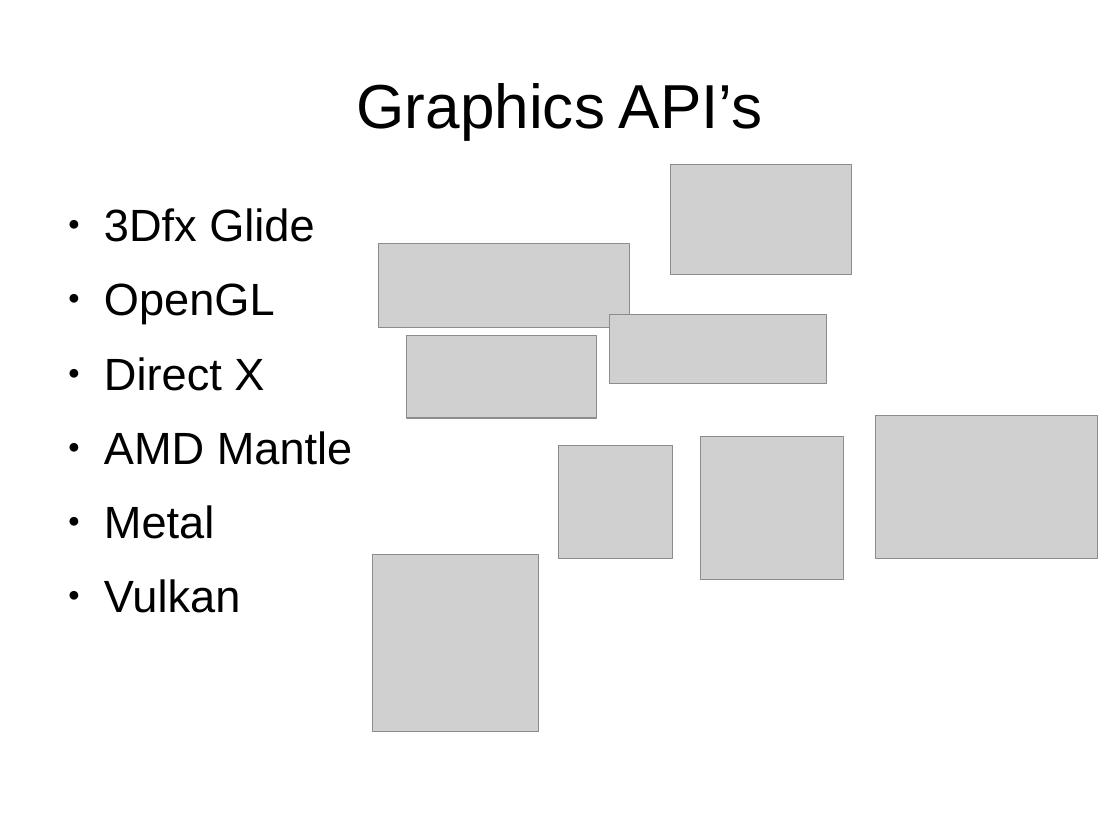
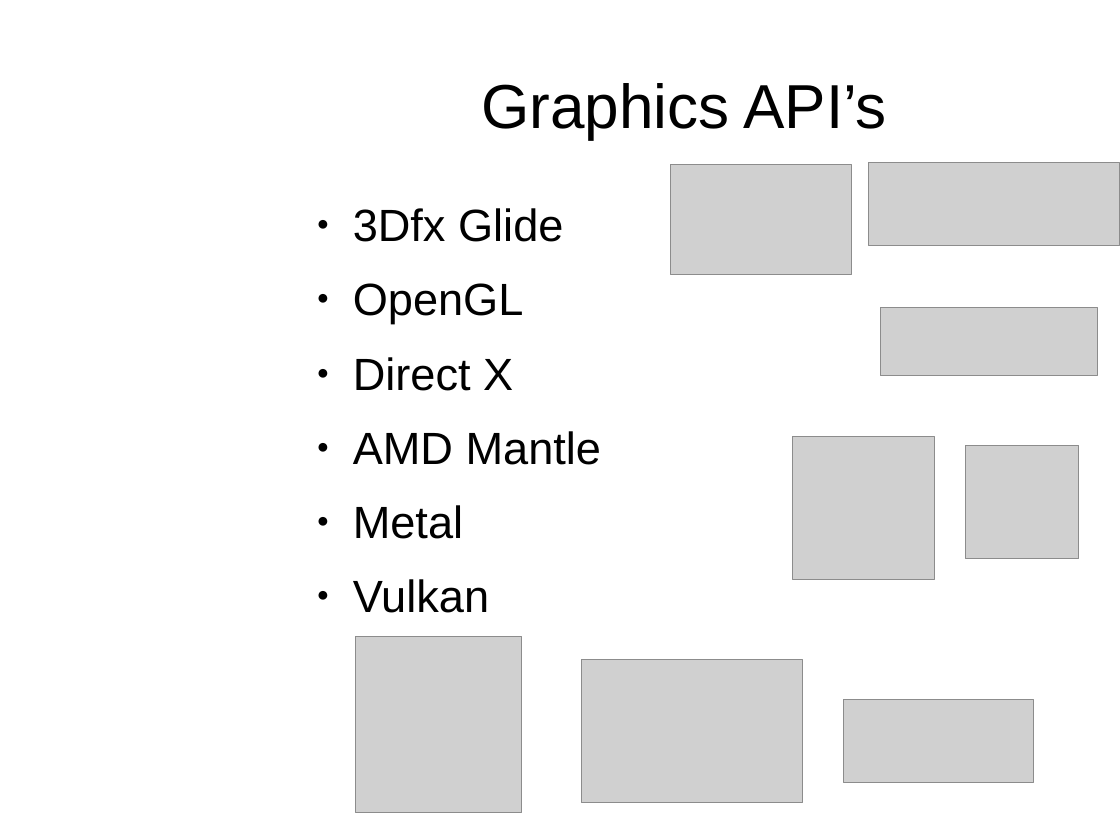
Before and after one commit to osen/creativelabs, a slide deck: slide 7 of 3dgp/3dgp-lec1.odp (slide 6 before the commit). Drawn at 1120x840 pixels with LibreOffice and Linux fonts; fonts in the diff are those of the drawing; grey boxes stand for pictures; background and template pictures are left out. Boxes give left, top, right and bottom in pixels: in the first picture for what was removed or moved away, otherwise in the second. Text is boxed around its words. In the diff, an @@ line names an element or a change of style, - is before the commit and + after.

```diff
--- a/3dgp/3dgp-lec1.odp
+++ b/3dgp/3dgp-lec1.odp
@@ title "Graphics API’s": place and size @@
-title "Graphics API’s" at (357, 83, 763, 139)
+title "Graphics API’s" at (481, 83, 887, 139)
@@ picture: place and size @@
-picture at (379, 244, 630, 327)
+picture at (869, 163, 1120, 246)
@@ text "3Dfx Glide": place and size @@
-text "3Dfx Glide" at (104, 208, 352, 613)
+text "3Dfx Glide" at (353, 208, 601, 613)
@@ picture: place and size @@
-picture at (610, 315, 827, 383)
+picture at (880, 308, 1098, 376)
@@ picture: place and size @@
-picture at (701, 437, 844, 579)
+picture at (793, 437, 935, 579)
@@ picture: place and size @@
-picture at (876, 416, 1098, 559)
+picture at (966, 445, 1079, 559)
@@ picture: place and size @@
-picture at (373, 555, 539, 732)
+picture at (356, 636, 521, 813)
@@ picture: place and size @@
-picture at (559, 445, 673, 559)
+picture at (581, 660, 803, 803)
@@ picture: place and size @@
-picture at (407, 335, 597, 418)
+picture at (844, 700, 1034, 783)
```
Also in this commit, not shown: 21 other slides changed, 3 slides added, 1 slide removed, 5 other files.
